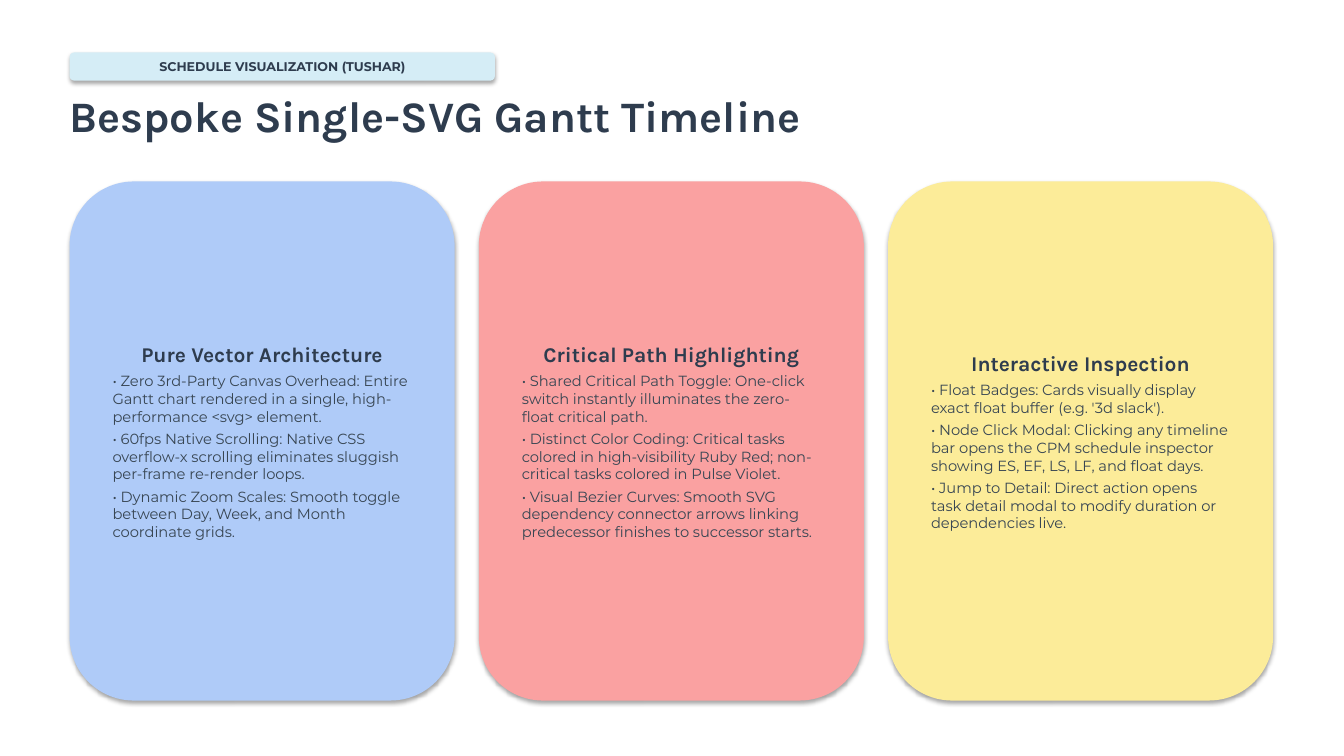
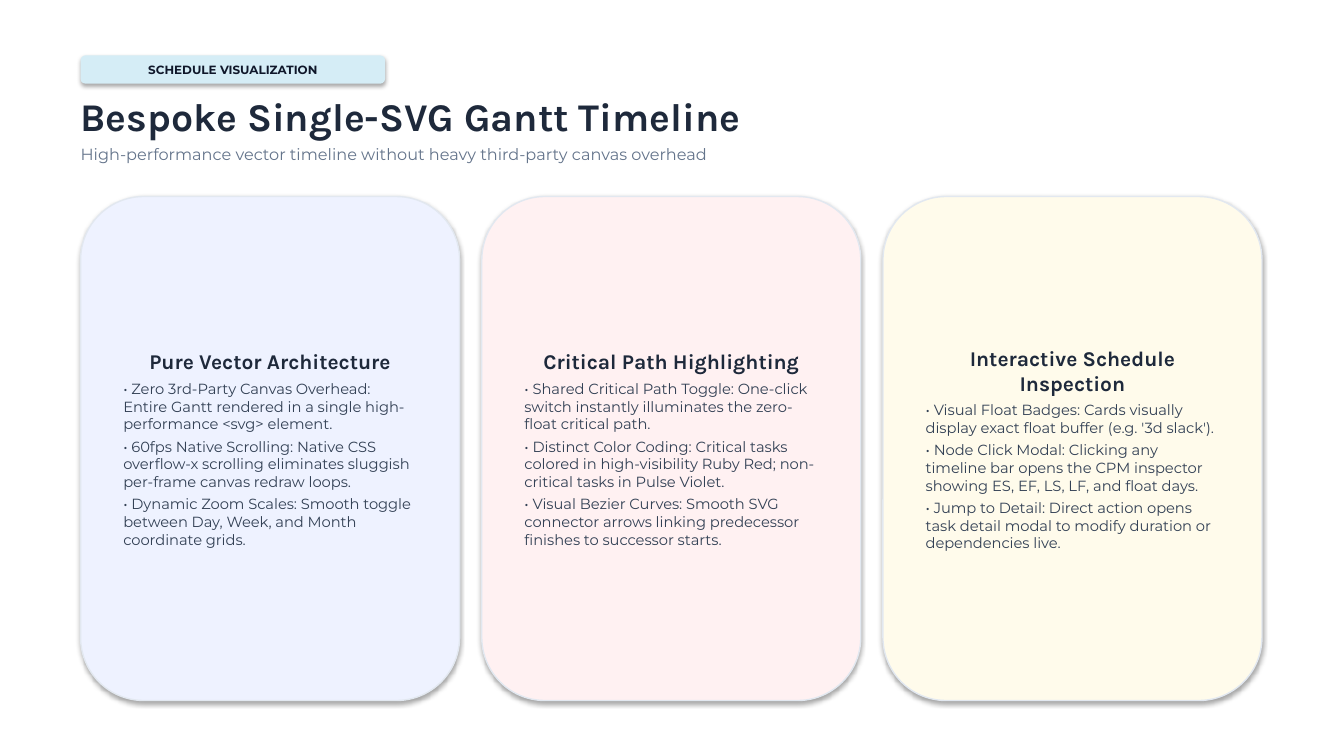
Before and after one commit to S-creator31/Pulseboard, a slide deck: slide 8 of PulseBoard_Final_Defense.pptx (slide 9 before the commit). Drawn at 1344x756 pixels with LibreOffice and Linux fonts; fonts in the diff are those of the drawing. Boxes give left, top, right and bottom in pixels: in the first picture for what was removed or moved away, otherwise in the second. Text is boxed around its words. In the diff, an @@ line names an element or a change of style, - is before the commit and + after.

Commit message:
docs: generate modern 20-slide SPM defense deck without top names

```diff
--- a/PulseBoard_Final_Defense.pptx
+++ b/PulseBoard_Final_Defense.pptx
@@ rounded rectangle "SCHEDULE VISUALIZATION" resized from (x1=70, y1=52, x2=495, y2=81) to (x1=81, y1=55, x2=385, y2=84) @@
@@ text in rounded rectangle at (x1=148, y1=65, x2=317, y2=74): text changed; size 9 to 8.5 pt; text colour #2E3C4E to #0F172A @@
-SCHEDULE VISUALIZATION (TUSHAR)
+SCHEDULE VISUALIZATION
@@ text at (x1=81, y1=103, x2=741, y2=141): size 31 to 28 pt, text colour #2E3C4E to #1E293B in "Bespoke Single-SVG Gantt Timeline" @@
@@ text "Bespoke Single-SVG Gantt Timeline" moved from (x1=70, y1=101, x2=801, y2=143) to (x1=81, y1=103, x2=741, y2=163) @@
@@ text at (x1=81, y1=148, x2=706, y2=163): paragraph added @@
+High-performance vector timeline without heavy third-party canvas overhead
@@ rounded rectangle "Pure Vector Architecture" resized from (x1=70, y1=181, x2=455, y2=701) to (x1=81, y1=197, x2=460, y2=701) @@
@@ rounded rectangle "Pure Vector Architecture" at (x1=81, y1=197, x2=460, y2=701): fill #AFCBF8 to #EEF2FF; outline none to #E2E8F0 1 pt @@
@@ rounded rectangle "Critical Path Highlighting" resized from (x1=479, y1=181, x2=864, y2=701) to (x1=482, y1=197, x2=861, y2=701) @@
@@ rounded rectangle "Critical Path Highlighting" at (x1=482, y1=197, x2=861, y2=701): fill #FAA1A1 to #FFF1F2; outline none to #E2E8F0 1 pt @@
@@ rounded rectangle "Interactive Schedule Inspection" resized from (x1=888, y1=181, x2=1273, y2=701) to (x1=883, y1=197, x2=1262, y2=701) @@
@@ rounded rectangle "Interactive Schedule Inspection" at (x1=883, y1=197, x2=1262, y2=701): fill #FCEC99 to #FFFBEB; outline none to #E2E8F0 1 pt @@
@@ text in rounded rectangle at (x1=123, y1=354, x2=411, y2=548): text colour #2E3C4E to #1E293B in "Pure Vector Architecture"; text colour #384653 to #334155 in "• Dynamic Zoom Scales: Smooth toggle between ..." @@
@@ text in rounded rectangle at (x1=524, y1=354, x2=808, y2=432): text colour #2E3C4E to #1E293B in "Critical Path Highlighting"; text colour #384653 to #334155 in "• Shared Critical Path Toggle: One-click switch ..." @@
@@ text in rounded rectangle at (x1=926, y1=351, x2=1214, y2=494): text changed; text colour #384653 to #334155 @@
-Interactive Inspection
-• Float Badges: Cards visually display exact float buffer (e.g. '3d slack').
-• Node Click Modal: Clicking any timeline bar opens the CPM schedule inspector showing ES, EF, LS, LF, and float days.
+Interactive Schedule Inspection
+• Visual Float Badges: Cards visually display exact float buffer (e.g. '3d slack').
+• Node Click Modal: Clicking any timeline bar opens the CPM inspector showing ES, EF, LS, LF, and float days.
@@ text in rounded rectangle at (x1=123, y1=383, x2=410, y2=490): text changed; text colour #384653 to #334155 @@
-• Zero 3rd-Party Canvas Overhead: Entire Gantt chart rendered in a single, high-performance <svg> element.
-• 60fps Native Scrolling: Native CSS overflow-x scrolling eliminates sluggish per-frame re-render loops.
+• Zero 3rd-Party Canvas Overhead: Entire Gantt rendered in a single high-performance <svg> element.
+• 60fps Native Scrolling: Native CSS overflow-x scrolling eliminates sluggish per-frame canvas redraw loops.
@@ text in rounded rectangle at (x1=524, y1=441, x2=815, y2=545): text changed; text colour #384653 to #334155 @@
-• Distinct Color Coding: Critical tasks colored in high-visibility Ruby Red; non-critical tasks colored in Pulse Violet.
-• Visual Bezier Curves: Smooth SVG dependency connector arrows linking predecessor finishes to successor starts.
+• Distinct Color Coding: Critical tasks colored in high-visibility Ruby Red; non-critical tasks in Pulse Violet.
+• Visual Bezier Curves: Smooth SVG connector arrows linking predecessor finishes to successor starts.
@@ text in rounded rectangle at (x1=926, y1=502, x2=1211, y2=551): text colour #384653 to #334155 in "• Jump to Detail: Direct action opens ..." @@
```
Also in this commit, not shown: 14 other slides changed, 5 slides added, 10 slides removed, 1 other file.
